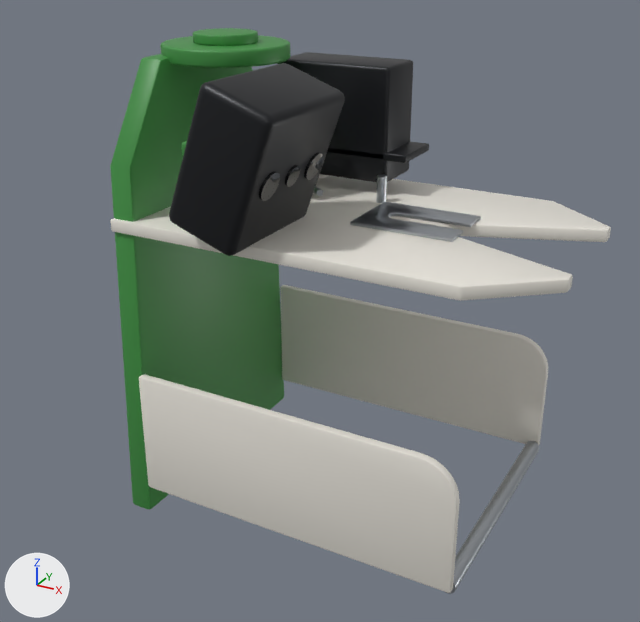
One commit to the glTF model sim/agribot_description/meshes/cutter/visual/cutter_body.glb: the scene before it, then after it.
Both versions are drawn from a 50 mm camera at (0.163, -0.236, 0.034) aimed at (0.045, -0.022, -0.073). Arrows for +X, +Y and +Z are at lower left; the lights stay in place. The older version comes first. Vertices at exactly the same position are counted once.

The older version as bpy lines, for what is in view:
```python
me_arm_camera = bpy.data.meshes.new('arm_camera')
me_arm_camera.from_pydata(...)  # 152 vertices, 300 faces; spans x 0.0127..0.0473, y -0.051..-0.009, z -0.049..-0.003
me_arm_camera.materials.append(mat_agri_motor_black)  # black #1d1f23
me_camera_bracket = bpy.data.meshes.new('camera_bracket')
me_camera_bracket.from_pydata(...)  # 96 vertices, 188 faces; spans x 0.011..0.021, y -0.04..-0.02, z -0.042..-0.022
me_camera_bracket.materials.append(mat_agri_pla_green)  # green #3e8e41
me_lens_2 = bpy.data.meshes.new('lens_2')
me_lens_2.from_pydata(...)  # 64 vertices, 124 faces; spans x 0.03881..0.04299, y -0.0222..-0.0138, z -0.03415..-0.02578
me_lens_2.materials.append(mat_agri_lens)  # black #0b0d10
me_spigot = bpy.data.meshes.new('spigot')
me_spigot.from_pydata(...)  # 384 vertices, 764 faces; spans x -0.01..0.01, y -0.01..0.01, z 0.0..0.003
me_spigot.materials.append(mat_agri_pla_green)  # green #3e8e41
ob_arm_camera = bpy.data.objects.new('arm_camera', me_arm_camera)
ob_arm_camera.location = (0.0, 0.0, 0.0)
ob_camera_bracket = bpy.data.objects.new('camera_bracket', me_camera_bracket)
ob_camera_bracket.location = (0.0, 0.0, 0.0)
ob_lens_2 = bpy.data.objects.new('lens_2', me_lens_2)
ob_lens_2.location = (0.0, 0.0, 0.0)
ob_spigot = bpy.data.objects.new('spigot', me_spigot)
ob_spigot.location = (0.0, 0.0, 0.0)
# also in view: 'wall_left' at (0.046, -0.044, -0.119); 'hinge_barrel' at (0.098, 0.0, -0.14); 'fixed_edge' at (0.066, 0.0, -0.047); 'top_plate' at (0.051, 0.0, -0.05); 'flange' at (0.0, 0.0, -0.002)
```
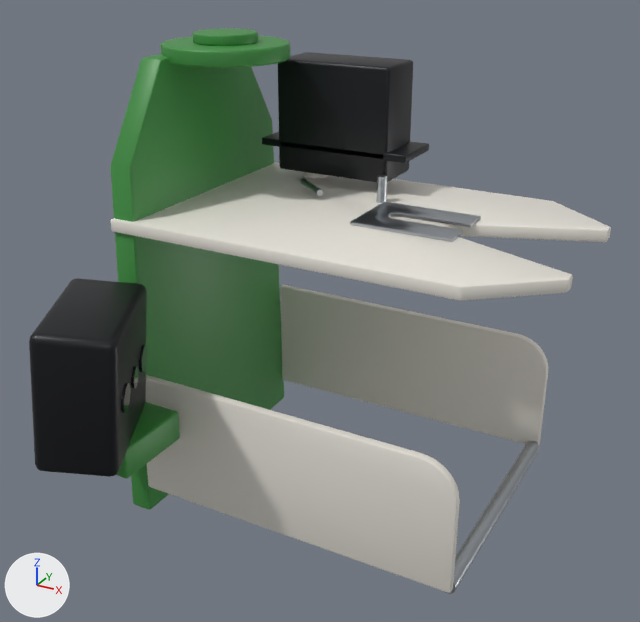
Changed parts and their boxes [x1, y1, x2, y2] in the pictures (640 x 622 px):
'arm_camera', reshaped (33% narrower): before [169, 63, 345, 256]; after [29, 278, 147, 477]
'camera_bracket', reshaped (mostly hidden before): before [182, 141, 187, 159]; after [116, 402, 180, 479]
'lens_2', reshaped: before [304, 152, 323, 180]; after [139, 344, 147, 372]

Edits to the bpy script that builds the scene:
```text
Change me_camera_bracket:
    used by ob_camera_bracket; location = (0.0, 0.0, 0.0)
    remove me_camera_bracket.from_pydata(...)  # 96 vertices, 188 faces; spans x 0.011..0.021, y -0.04..-0.02, z -0.042..-0.022
    add me_camera_bracket.from_pydata(...)  # 96 vertices, 188 faces; spans x -0.021..0.009, y -0.0725..-0.0465, z -0.115..-0.105
    me_camera_bracket part 1: 96 of 96 vertices moved; they spanned x 0.011..0.021, y -0.04..-0.02, z -0.042..-0.022 and now span x -0.021..0.009, y -0.0725..-0.0465, z -0.115..-0.105; mean shift (-0.022, -0.0295, -0.078)
Change me_arm_camera:
    used by ob_arm_camera; location = (0.0, 0.0, 0.0)
    remove me_arm_camera.from_pydata(...)  # 152 vertices, 300 faces; spans x 0.0127..0.0473, y -0.051..-0.009, z -0.049..-0.003
    add me_arm_camera.from_pydata(...)  # 152 vertices, 300 faces; spans x -0.0225..0.0185, y -0.0938..-0.0462, z -0.1057..-0.0623
    me_arm_camera part 2: the whole mesh is multiplied about its middle by the matrix ((0.853, -0.469, -0.229), (0.453, 0.883, -0.122), (0.259, 0.0, 0.966)), then moved by (-0.032, -0.04, -0.058)
Change me_lens_2:
    used by ob_lens_2; location = (0.0, 0.0, 0.0)
    remove me_lens_2.from_pydata(...)  # 64 vertices, 124 faces; spans x 0.03881..0.04299, y -0.0222..-0.0138, z -0.03415..-0.02578
    add me_lens_2.from_pydata(...)  # 64 vertices, 124 faces; spans x -0.00004..0.00518, y -0.05802..-0.04994, z -0.08926..-0.08077
    me_lens_2 part 3: the whole mesh is multiplied about its middle by the matrix ((0.853, -0.469, -0.229), (0.453, 0.883, -0.122), (0.259, 0.0, 0.966)), then moved by (-0.03833, -0.03598, -0.05504)
```
